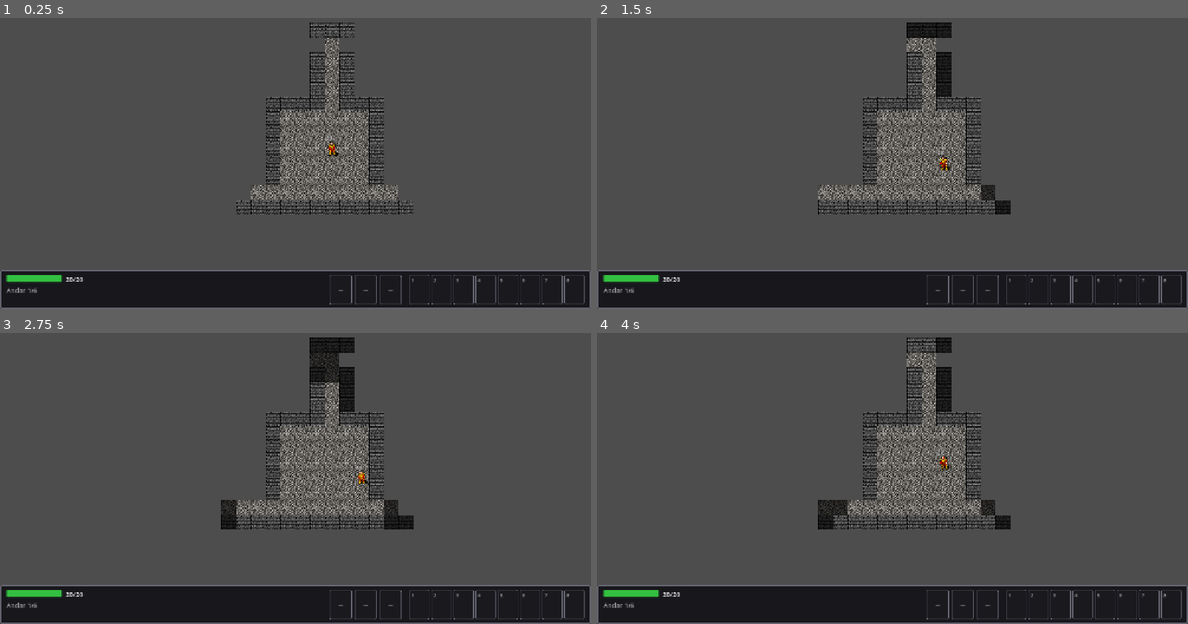
Above: before the commit, frames 1-4 (two rows, left to right).
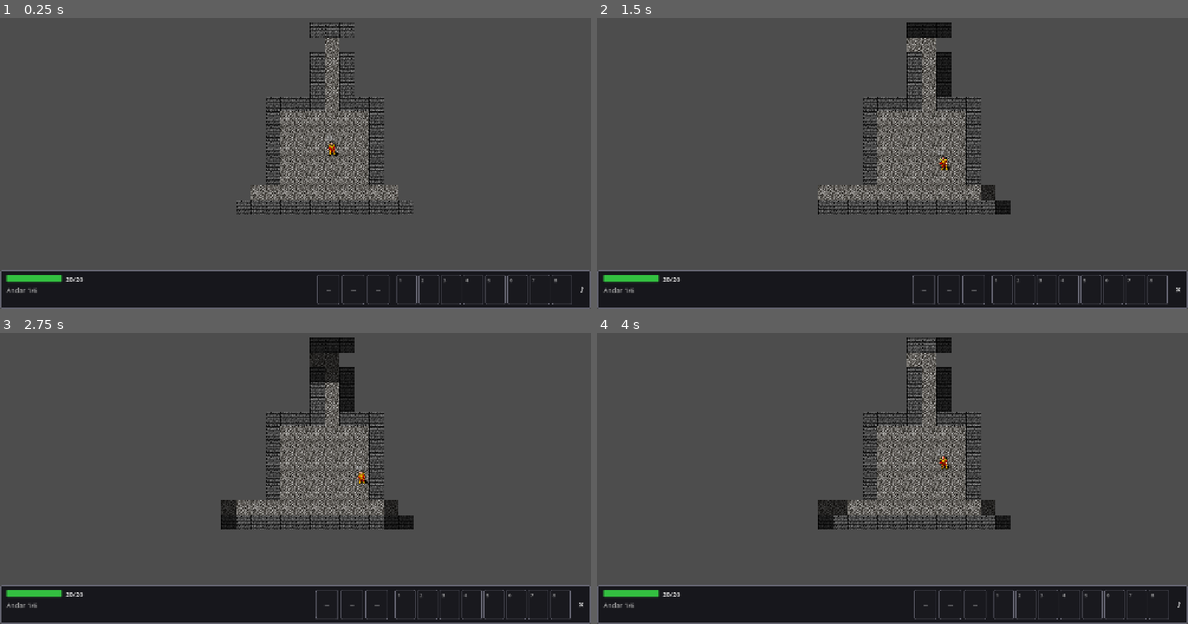
Above: after the commit, the same moments.

Repository: NicolasDeNigris91/Public_Roguelike
Game: Godot game, scene res://scenes/main.tscn
The game is run twice, just before and just after one commit, with the same random seed, the same clock (stepped at 60 frames per second) and the same inputs.
Inputs (mouse positions are in pixels of both pictures, inside the frame that each line leads up to):
- Up to frame 1 (0.25 s): no input
- Up to frame 2 (1.5 s): tap Enter at 0.5 s; move the mouse to (1022, 125) at 0.52 s; hold Right 0.53-1.28 s; tap M at 0.6 s; move the mouse to (774, 160) at 1.27 s; hold Down from 1.28 s (still down); tap R at 1.35 s
- Up to frame 3 (2.75 s): tap Space at 2 s; move the mouse to (354, 385) at 2.02 s; release Down at 2.03 s; hold Right from 2.03 s (still down); tap 1 at 2.1 s
- Up to frame 4 (4 s): tap Enter at 2.75 s; move the mouse to (862, 525) at 2.77 s; release Right at 2.78 s; hold Up 2.78-3.53 s; tap 8 at 2.85 s; tap Space at 3.5 s; move the mouse to (1069, 507) at 3.52 s; hold Left from 3.53 s (still down); tap M at 3.6 s

The runs differ from the first frame. In frame 1, 0.7% of the frame differs, in the area x 53-99%, y 88-99%; in frame 2, 0.7%; in frame 3, 0.7%; in frame 4, 0.7%.

Commit message:
feat: hotbar mute indicator reflects AudioManager state

Diff:
--- a/scenes/hotbar.tscn
+++ b/scenes/hotbar.tscn
@@ -53,6 +53,11 @@
 layout_mode = 2
 theme_override_constants/separation = 4
 
+[node name="MuteIndicator" type="Label" parent="PanelContainer/MarginContainer/HBoxContainer"]
+layout_mode = 2
+theme_override_font_sizes/font_size = 16
+text = "♪"
+
 [node name="TooltipControl" type="Control" parent="."]
 visible = false
 mouse_filter = 2
--- a/scripts/hotbar.gd
+++ b/scripts/hotbar.gd
@@ -37,12 +37,18 @@
 @onready var bag_container: HBoxContainer = $PanelContainer/MarginContainer/HBoxContainer/BagContainer
 @onready var tooltip_control: Control = $TooltipControl
 @onready var tooltip_label: Label = $TooltipControl/TooltipPanel/TooltipLabel
+@onready var _mute_indicator: Label = $PanelContainer/MarginContainer/HBoxContainer/MuteIndicator
 
 func _ready() -> void:
 	layer = 5
 	_build_status()
 	_build_equipped()
 	_build_bag()
+	AudioManager.mute_changed.connect(_on_mute_changed)
+	_on_mute_changed(AudioManager.is_muted())
+
+func _on_mute_changed(muted: bool) -> void:
+	_mute_indicator.text = "✕" if muted else "♪"
 
 func _build_status() -> void:
 	var vbox := VBoxContainer.new()
